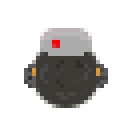
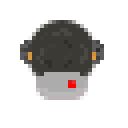
Comparing the layer stacks of the two 128px x 128px images. Changes:
painted on "Rounded Rectangle 1" over (20, 28, 108, 100)
painted on "Ellipse 1" over (28, 20, 100, 108)
